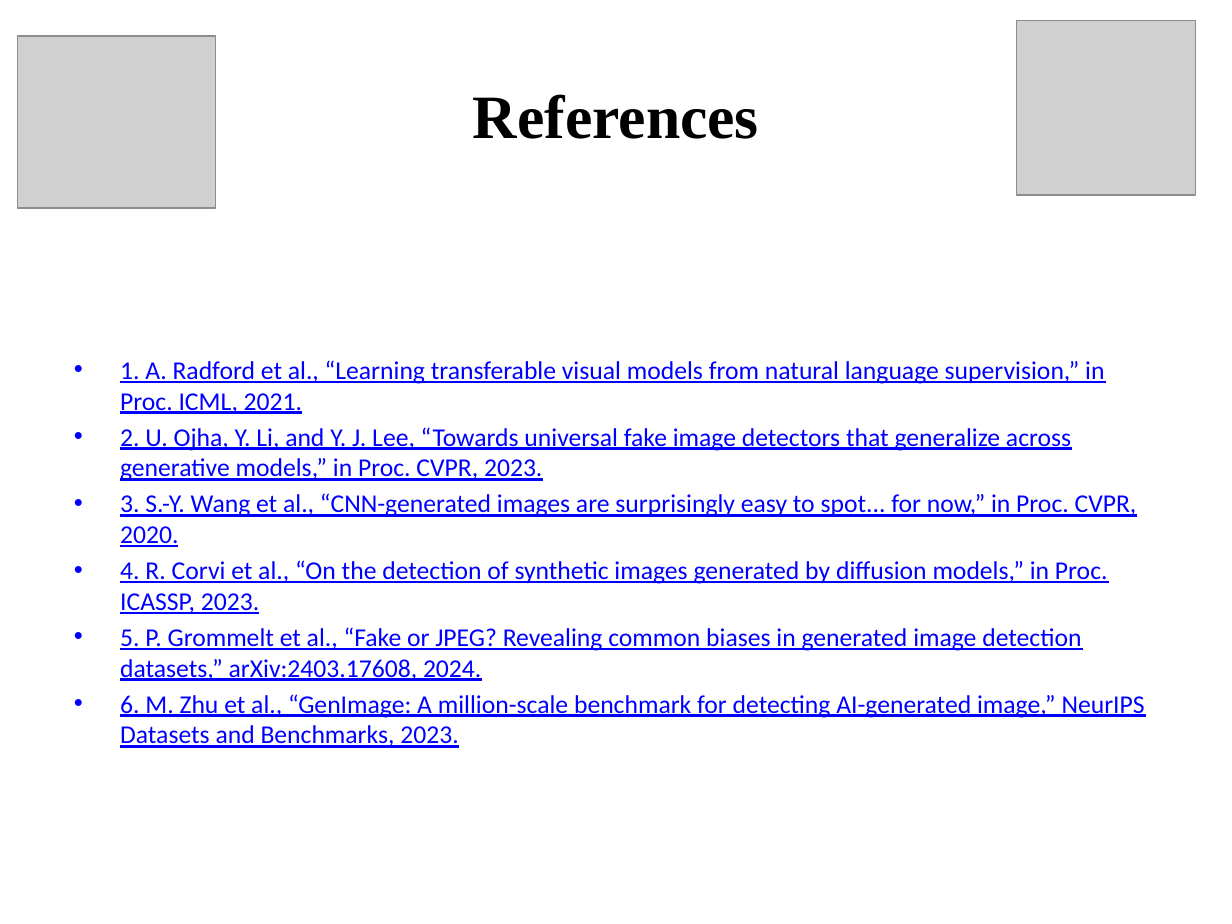
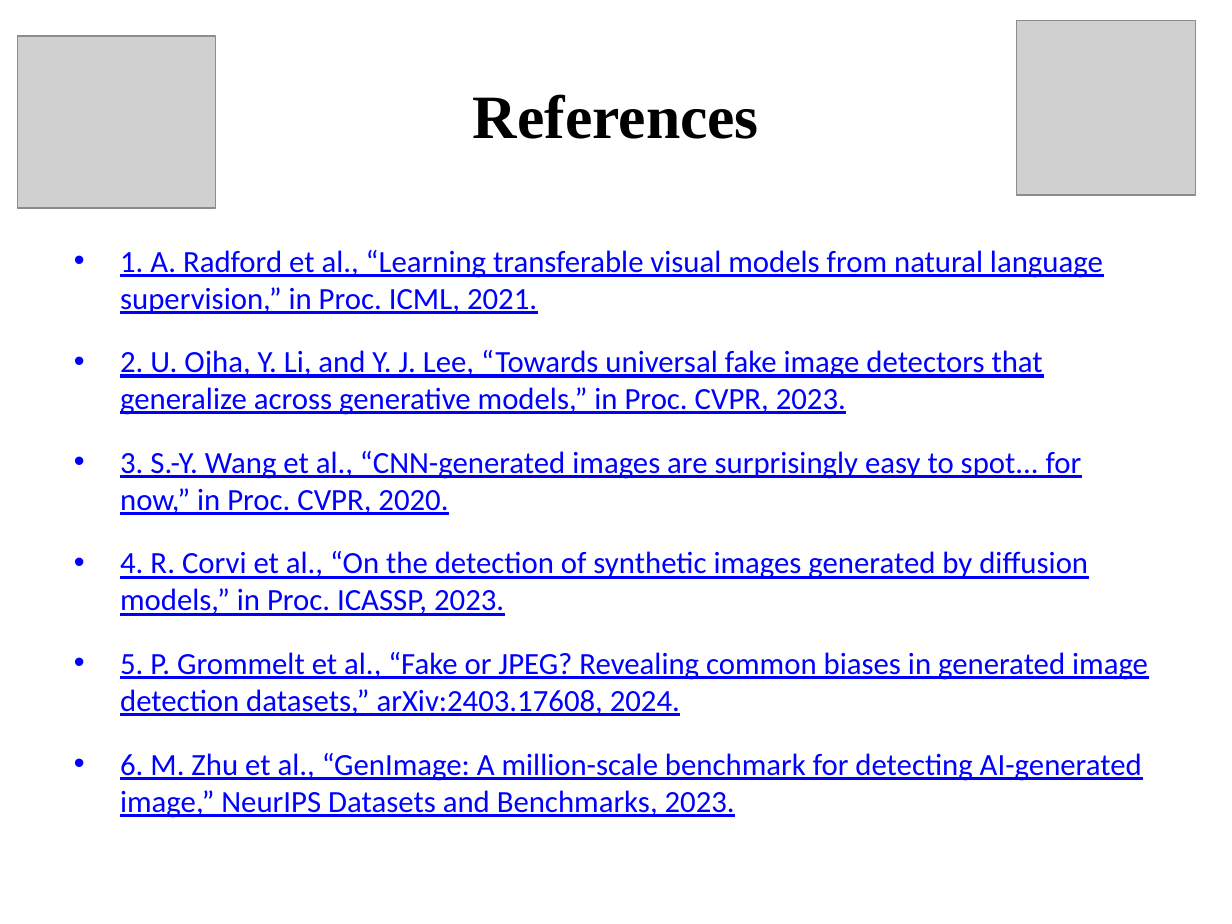
Before and after one commit to PawanBhandari03/DeepFake-Detection-Using-CrossGeneratorGeneralization, a slide deck: slide 39 of paper/reports/presentation/Final_Project_Presentation.pptx. Drawn at 1232x924 pixels with LibreOffice and Linux fonts; fonts in the diff are those of the drawing; grey boxes stand for pictures. Boxes give left, top, right and bottom in pixels: in the first picture for what was removed or moved away, otherwise in the second. Text is boxed around its words. In the diff, an @@ line names an element or a change of style, - is before the commit and + after.

```diff
--- a/paper/reports/presentation/Final_Project_Presentation.pptx
+++ b/paper/reports/presentation/Final_Project_Presentation.pptx
@@ text "1. A. Radford et al., ...": place and size @@
-text "1. A. Radford et al., ..." at [120,360,1145,748]
+text "1. A. Radford et al., ..." at [120,250,1148,818]
@@ text "1. A. Radford et al., ..." at [120,250,1148,818]: size 15 to 18 pt; more space between paragraphs @@
```
Also in this commit, not shown: 4 other slides changed, 1 other file.
